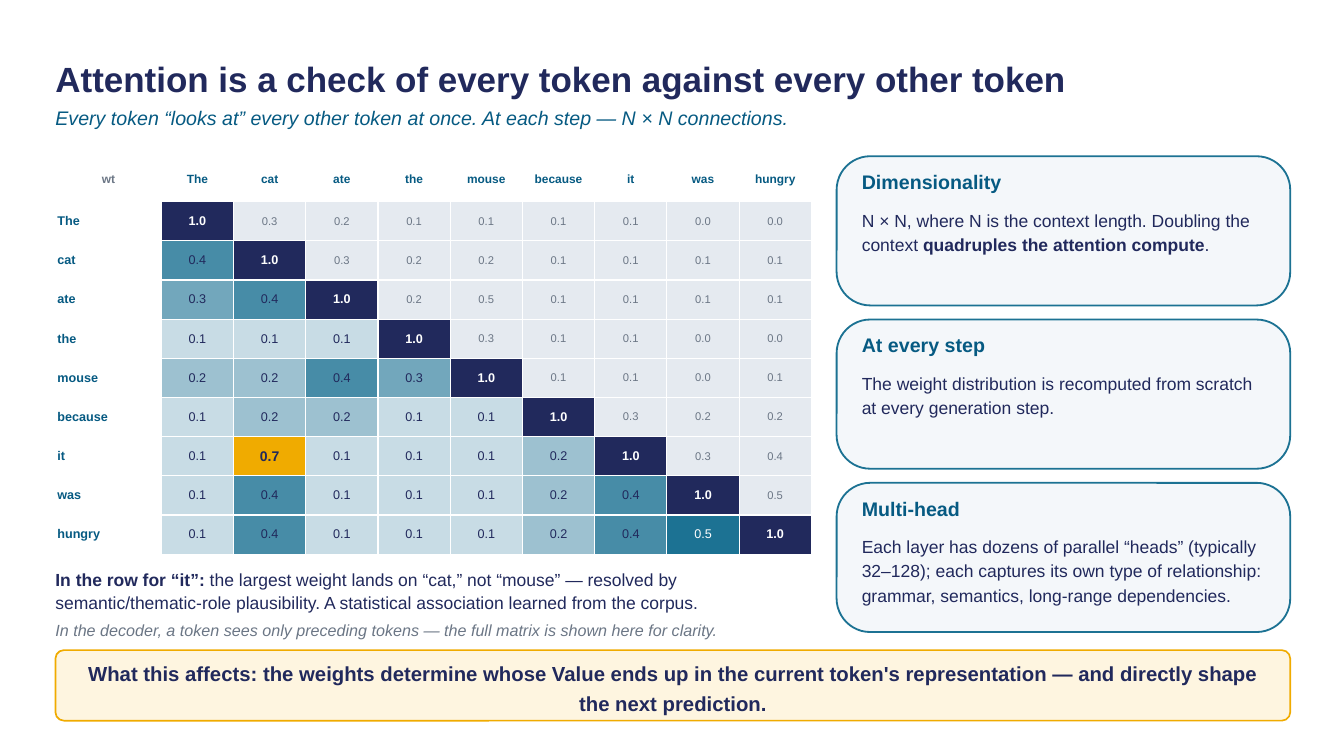
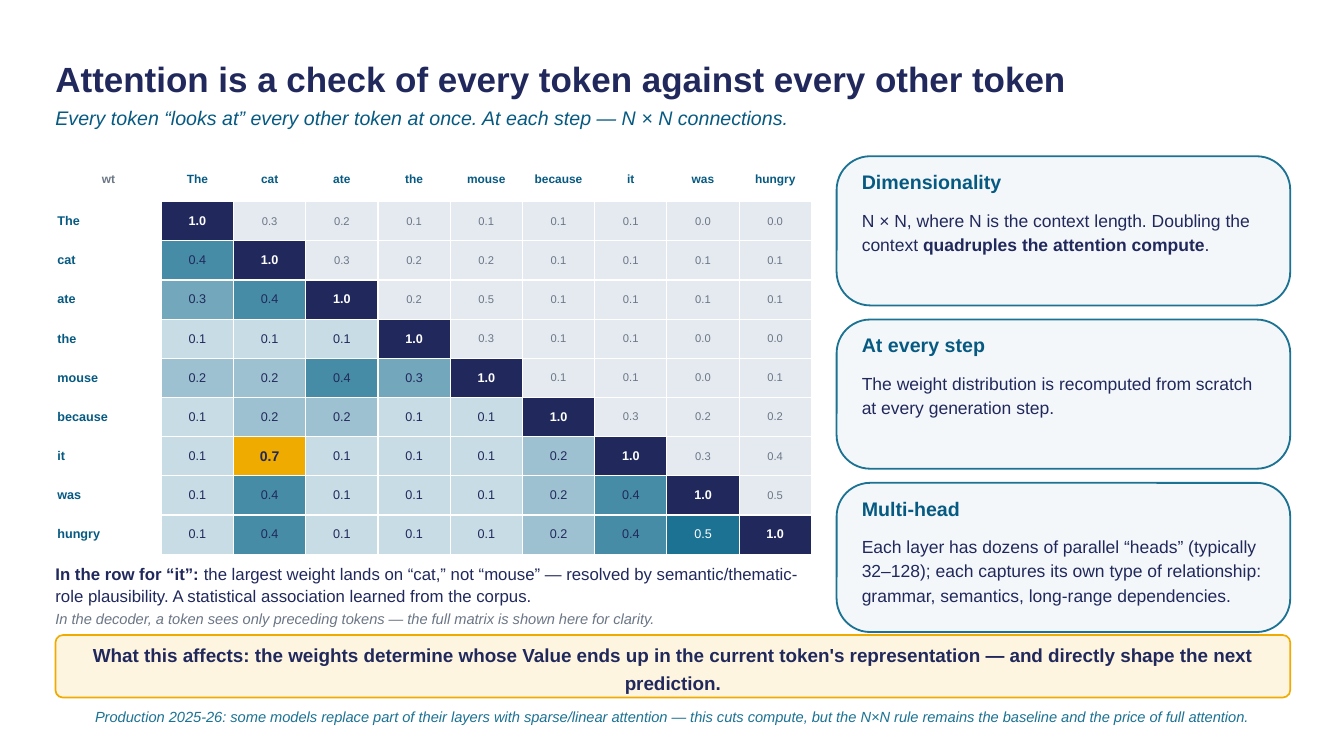
Before and after one commit to tellina-study/AI-usage-lessons, a slide deck: slide 21 of library/lectures/lec-02/rendered/lec-02-en.pptx. Drawn at 1344x756 pixels with LibreOffice and Linux fonts; fonts in the diff are those of the drawing. Boxes give left, top, right and bottom in pixels: in the first picture for what was removed or moved away, otherwise in the second. Text is boxed around its words. In the diff, an @@ line names an element or a change of style, - is before the commit and + after.

```diff
--- a/library/lectures/lec-02/rendered/lec-02-en.pptx
+++ b/library/lectures/lec-02/rendered/lec-02-en.pptx
@@ text "In the row for “it”: ..." at bbox=[55, 568, 798, 627]: size 12.5 to 12 pt in "In the row for “it”: the largest ..."; size 11.5 to 10.5 pt in "In the decoder, a token sees only ..."; line spacing 1.12 to 1.08; less space between paragraphs @@
@@ rounded rectangle: place and size @@
-rounded rectangle at bbox=[55, 650, 1291, 721]
+rounded rectangle at bbox=[55, 635, 1291, 698]
@@ text "What this affects: the weights ...": place and size @@
-text "What this affects: the weights ..." at bbox=[88, 666, 1257, 716]
+text "What this affects: the weights ..." at bbox=[93, 648, 1252, 694]
@@ text "What this affects: the weights ..." at bbox=[93, 648, 1252, 694]: size 14.5 to 13.5 pt @@
@@ text added at bbox=[95, 711, 1249, 725], 10.5 pt, text #1C7293, italic @@
+Production 2025-26: some models replace part of their layers with sparse/linear attention — this cuts compute, but the N×N rule remains the baseline and the price of full attention.
```
Also in this commit, not shown: 1 other slide changed, 20 other files.
